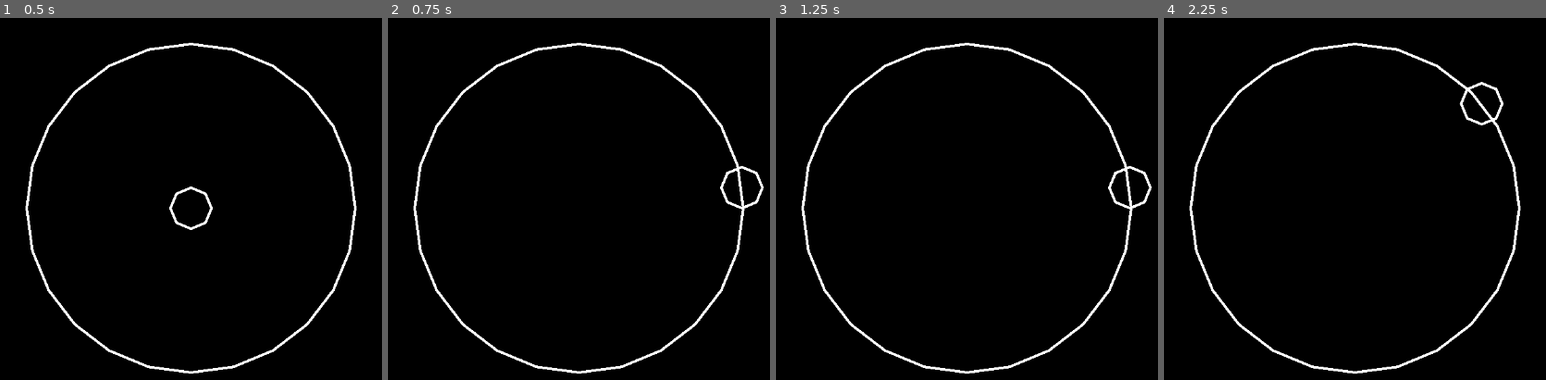
Above: before the commit, frames 1-4 (left to right).
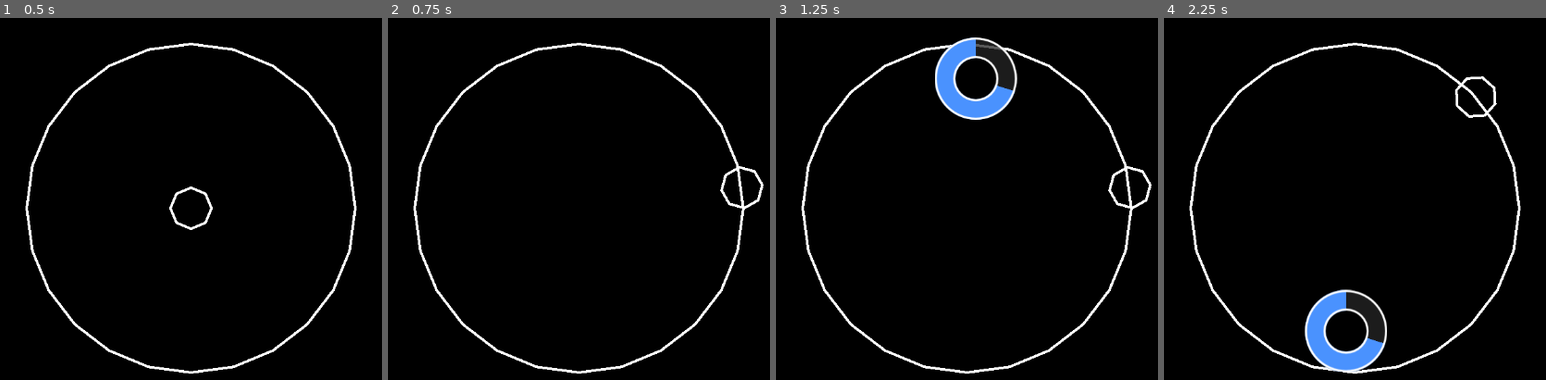
Above: after the commit, the same moments.

Repository: jokw1228/Slay_The_Circle
Game: Godot game, scene res://scenes/rooms/RoomTest.tscn
Two runs of this game, one before a commit and one after it. Both use one fixed random seed, a clock stepped at 60 frames per second and the inputs below.
Inputs (mouse positions are in pixels of both pictures, inside the frame that each line leads up to):
- Up to frame 1 (0.5 s): no input
- Up to frame 2 (0.75 s): tap Enter at 0.5 s; move the mouse to (743, 188) at 0.52 s; click (743, 188) at 0.67 s
- Up to frame 3 (1.25 s): no input
- Up to frame 4 (2.25 s): move the mouse to (1206, 227) at 1.27 s; click (1206, 227) at 1.42 s; move the mouse to (1427, 115) at 2.02 s; click (1427, 115) at 2.17 s

Frame 1 is identical in both runs. In frame 2, 0.2% of the frame differs, in the area x 86-99%, y 40-53%; in frame 3, 3.2%; in frame 4, 3.5%, in the area x 36-90%, y 15-98%.

Commit message:
TestBombGenerator 추가

Diff:
--- a/scenes/CircleField.tscn
+++ /dev/null
@@ -1,18 +0,0 @@
-[gd_scene load_steps=2 format=3 uid="uid://s264e74phclm"]
-
-[ext_resource type="Script" path="res://scenes/CircleField.gd" id="1_8qsbc"]
-
-[node name="CircleField" type="StaticBody2D"]
-script = ExtResource("1_8qsbc")
-
-[node name="CollisionPolygon2D" type="CollisionPolygon2D" parent="."]
-polygon = PackedVector2Array(-256, -256, 256, -256, 256, -320, -256, -320)
-
-[node name="CollisionPolygon2D2" type="CollisionPolygon2D" parent="."]
-polygon = PackedVector2Array(-256, -256, -256, 256, -320, 256, -320, -256)
-
-[node name="CollisionPolygon2D3" type="CollisionPolygon2D" parent="."]
-polygon = PackedVector2Array(-256, 256, 256, 256, 256, 320, -256, 320)
-
-[node name="CollisionPolygon2D4" type="CollisionPolygon2D" parent="."]
-polygon = PackedVector2Array(256, -256, 320, -256, 320, 256, 256, 256)
--- /dev/null
+++ b/scenes/bombs/Bomb.gd
@@ -0,0 +1,10 @@
+extends Area2D
+class_name Bomb # virtual class
+
+func slayed():
+	# virtual method
+	pass
+
+func exploded():
+	# virtual method
+	pass
--- /dev/null
+++ b/scenes/bombs/Bomb.tscn
@@ -0,0 +1,6 @@
+[gd_scene load_steps=2 format=3 uid="uid://dq3v4l3j35key"]
+
+[ext_resource type="Script" path="res://scenes/bombs/Bomb.gd" id="1_t5a2j"]
+
+[node name="Bomb" type="Area2D"]
+script = ExtResource("1_t5a2j")
--- /dev/null
+++ b/scenes/bombs/BombTimer.gd
@@ -0,0 +1,16 @@
+extends Control
+
+@export var Bar: TextureProgressBar
+@export var set_time: float = 1
+
+signal bomb_time_out
+
+func _ready():
+	Bar.max_value = set_time * 100
+	Bar.value = Bar.max_value
+
+func _process(delta):
+	Bar.value -= 100 * delta
+	if Bar.value <= 0:
+		Bar.value = Bar.max_value
+		bomb_time_out.emit()
--- /dev/null
+++ b/scenes/bombs/BombTimer.tscn
@@ -0,0 +1,27 @@
+[gd_scene load_steps=4 format=3 uid="uid://dq81owitrvpew"]
+
+[ext_resource type="Script" path="res://scenes/bombs/BombTimer.gd" id="1_rwfvo"]
+[ext_resource type="Texture2D" uid="uid://ehynivw13sgw" path="res://images/progress-bar-circle.png" id="2_l16cb"]
+[ext_resource type="Texture2D" uid="uid://vl4cexuwevc1" path="res://images/progress-bar-frame.png" id="3_jjc6a"]
+
+[node name="BombTimer" type="Control" node_paths=PackedStringArray("Bar")]
+layout_mode = 3
+anchors_preset = 0
+offset_right = 40.0
+offset_bottom = 40.0
+script = ExtResource("1_rwfvo")
+Bar = NodePath("TextureProgressBar")
+
+[node name="TextureProgressBar" type="TextureProgressBar" parent="."]
+layout_mode = 0
+offset_left = -64.0
+offset_top = -64.0
+offset_right = 64.0
+offset_bottom = 64.0
+value = 100.0
+fill_mode = 5
+texture_under = ExtResource("2_l16cb")
+texture_over = ExtResource("3_jjc6a")
+texture_progress = ExtResource("2_l16cb")
+tint_under = Color(0.145098, 0.145098, 0.145098, 0.752941)
+tint_progress = Color(0.290407, 0.573435, 0.994487, 1)
--- /dev/null
+++ b/scenes/bombs/NormalBomb.gd
@@ -0,0 +1,8 @@
+extends Bomb
+class_name NormalBomb
+
+func slayed():
+	queue_free()
+
+func exploded():
+	queue_free()
--- /dev/null
+++ b/scenes/bombs/NormalBomb.tscn
@@ -0,0 +1,17 @@
+[gd_scene load_steps=4 format=3 uid="uid://bj78l3upa26ik"]
+
+[ext_resource type="Script" path="res://scenes/bombs/NormalBomb.gd" id="1_d5v6f"]
+[ext_resource type="PackedScene" uid="uid://dq81owitrvpew" path="res://scenes/bombs/BombTimer.tscn" id="2_yellt"]
+
+[sub_resource type="CircleShape2D" id="CircleShape2D_n2uys"]
+radius = 16.0
+
+[node name="NormalBomb" type="Area2D"]
+script = ExtResource("1_d5v6f")
+
+[node name="CollisionShape2D" type="CollisionShape2D" parent="."]
+shape = SubResource("CircleShape2D_n2uys")
+
+[node name="BombTimer" parent="." instance=ExtResource("2_yellt")]
+
+[connection signal="bomb_time_out" from="BombTimer" to="." method="exploded"]
--- a/scenes/Player.gd
+++ b/scenes/player/Player.gd
@@ -6,9 +6,7 @@
 
 func _input(event):
 	if event is InputEventMouseButton and event.button_index == MOUSE_BUTTON_LEFT and event.pressed:
-		var target_position: Vector2 = get_global_mouse_position()
-
-		PlayerRayCast2D.look_at(target_position)
+		look_at(get_global_mouse_position())
 		slay.emit()
 
 func _draw():
--- a/scenes/Player.tscn
+++ b/scenes/player/Player.tscn
@@ -1,7 +1,7 @@
 [gd_scene load_steps=4 format=3 uid="uid://bhe55ocau21ot"]
 
-[ext_resource type="Script" path="res://scenes/Player.gd" id="1_udqk7"]
-[ext_resource type="Script" path="res://scenes/PlayerRayCast2D.gd" id="2_wxquw"]
+[ext_resource type="Script" path="res://scenes/player/Player.gd" id="1_udqk7"]
+[ext_resource type="Script" path="res://scenes/player/PlayerRayCast2D.gd" id="2_wxquw"]
 
 [sub_resource type="CircleShape2D" id="CircleShape2D_wtb3g"]
 radius = 16.0
@@ -16,6 +16,7 @@
 
 [node name="PlayerRayCast2D" type="RayCast2D" parent="." node_paths=PackedStringArray("Player")]
 target_position = Vector2(1024, 0)
+collision_mask = 32768
 script = ExtResource("2_wxquw")
 Player = NodePath("..")
 
--- /dev/null
+++ b/scenes/playingfield/CircleField.tscn
@@ -0,0 +1,33 @@
+[gd_scene load_steps=2 format=3 uid="uid://s264e74phclm"]
+
+[ext_resource type="Script" path="res://scenes/playingfield/CircleField.gd" id="1_8qsbc"]
+
+[node name="CircleField" type="StaticBody2D"]
+collision_layer = 32768
+collision_mask = 0
+script = ExtResource("1_8qsbc")
+
+[node name="CollisionPolygon2D" type="CollisionPolygon2D" parent="."]
+polygon = PackedVector2Array(-256, -256, 256, -256, 256, -320, -256, -320)
+
+[node name="CollisionPolygon2D2" type="CollisionPolygon2D" parent="."]
+polygon = PackedVector2Array(-256, -256, -256, 256, -320, 256, -320, -256)
+
+[node name="CollisionPolygon2D3" type="CollisionPolygon2D" parent="."]
+polygon = PackedVector2Array(-256, 256, 256, 256, 256, 320, -256, 320)
+
+[node name="CollisionPolygon2D4" type="CollisionPolygon2D" parent="."]
+polygon = PackedVector2Array(256, -256, 320, -256, 320, 256, 256, 256)
+
+[node name="CollisionPolygon2D5" type="CollisionPolygon2D" parent="."]
+position = Vector2(-32, 0)
+polygon = PackedVector2Array(-224, -64, -192, -160, -128, -224, -32, -256, -224, -256)
+
+[node name="CollisionPolygon2D6" type="CollisionPolygon2D" parent="."]
+polygon = PackedVector2Array(64, -256, 160, -224, 224, -160, 256, -64, 256, -256)
+
+[node name="CollisionPolygon2D7" type="CollisionPolygon2D" parent="."]
+polygon = PackedVector2Array(256, 64, 224, 160, 160, 224, 64, 256, 256, 256)
+
+[node name="CollisionPolygon2D8" type="CollisionPolygon2D" parent="."]
+polygon = PackedVector2Array(-256, 64, -224, 160, -160, 224, -64, 256, -256, 256)
--- /dev/null
+++ b/scenes/playingfield/TestBombGenerator.gd
@@ -0,0 +1,10 @@
+extends Node2D
+
+@export var NormalBomb_scene: PackedScene
+
+func _on_timer_timeout():
+	var inst = NormalBomb_scene.instantiate()
+	var rad = randf_range(0,2*PI)
+	var r = randf_range(0, 256)
+	inst.position = Vector2(r*cos(rad), r*sin(rad))
+	get_tree().current_scene.add_child(inst)
--- /dev/null
+++ b/scenes/playingfield/TestBombGenerator.tscn
@@ -0,0 +1,13 @@
+[gd_scene load_steps=3 format=3 uid="uid://cx1j53lav5had"]
+
+[ext_resource type="Script" path="res://scenes/playingfield/TestBombGenerator.gd" id="1_mqm6x"]
+[ext_resource type="PackedScene" uid="uid://bj78l3upa26ik" path="res://scenes/bombs/NormalBomb.tscn" id="2_srx4d"]
+
+[node name="TestBombGenerator" type="Node2D"]
+script = ExtResource("1_mqm6x")
+NormalBomb_scene = ExtResource("2_srx4d")
+
+[node name="Timer" type="Timer" parent="."]
+autostart = true
+
+[connection signal="timeout" from="Timer" to="." method="_on_timer_timeout"]
--- a/scenes/rooms/RoomTest.tscn
+++ b/scenes/rooms/RoomTest.tscn
@@ -1,7 +1,8 @@
-[gd_scene load_steps=3 format=3 uid="uid://i31oljejy0t3"]
+[gd_scene load_steps=4 format=3 uid="uid://i31oljejy0t3"]
 
-[ext_resource type="PackedScene" uid="uid://bhe55ocau21ot" path="res://scenes/Player.tscn" id="1_08iax"]
-[ext_resource type="PackedScene" uid="uid://s264e74phclm" path="res://scenes/CircleField.tscn" id="2_qsuum"]
+[ext_resource type="PackedScene" uid="uid://bhe55ocau21ot" path="res://scenes/player/Player.tscn" id="1_08iax"]
+[ext_resource type="PackedScene" uid="uid://s264e74phclm" path="res://scenes/playingfield/CircleField.tscn" id="2_qsuum"]
+[ext_resource type="PackedScene" uid="uid://cx1j53lav5had" path="res://scenes/playingfield/TestBombGenerator.tscn" id="3_lbb06"]
 
 [node name="RoomTest" type="Node2D"]
 
@@ -17,3 +18,5 @@
 [node name="CircleField" parent="." instance=ExtResource("2_qsuum")]
 
 [node name="Camera2D" type="Camera2D" parent="."]
+
+[node name="TestBombGenerator" parent="." instance=ExtResource("3_lbb06")]
Binary file added: images/progress-bar-circle.png
Not shown, added: images/progress-bar-circle.png.import
Binary file added: images/progress-bar-frame.png
Not shown, added: images/progress-bar-frame.png.import
Renamed: scenes/PlayerRayCast2D.gd -> scenes/player/PlayerRayCast2D.gd
Renamed: scenes/CircleField.gd -> scenes/playingfield/CircleField.gd
